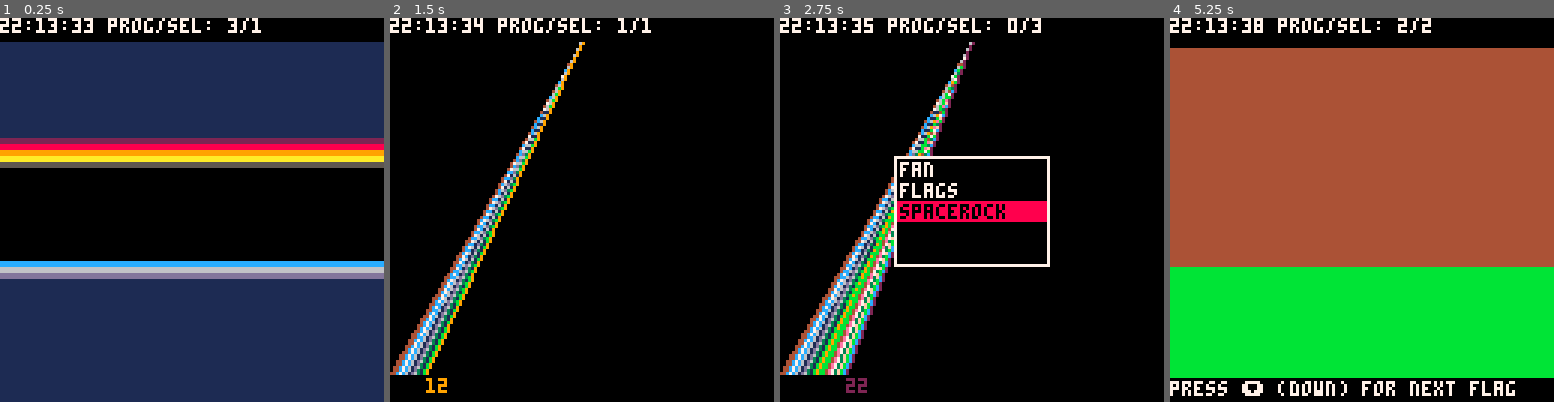
Above: before the commit, frames 1-4 (left to right).
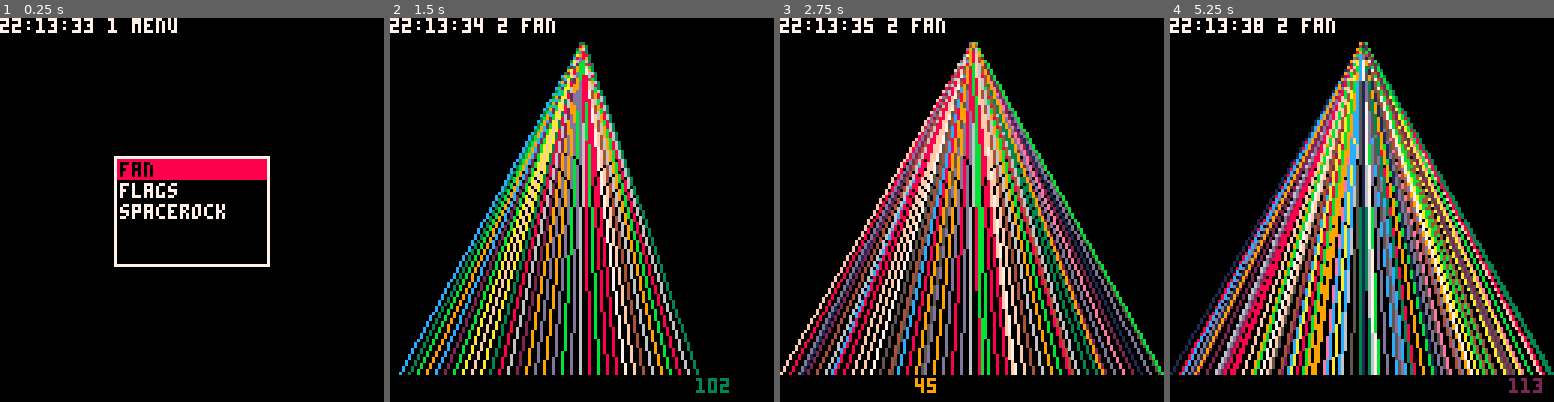
Above: after the commit, the same moments.

Repository: marsfromlars/lamodejuste
Game: PICO-8 cartridge carts/lamodejuste.p8
Same seed, same stepped clock (60 frames per second), same inputs: the game is played once before the commit and once after it.
Inputs:
- Up to frame 1 (0.25 s): no input
- Up to frame 2 (1.5 s): tap X (X key) at 0.33, 1.07 s; tap O (Z key) at 0.7 s
- Up to frame 3 (2.75 s): hold Right 1.6-2.1 s; tap O (Z key) at 1.7, 2.1, 2.5 s; tap X (X key) at 1.85 s; hold Up 2.15-2.42 s; hold Right from 2.47 s (still down)
- Up to frame 4 (5.25 s): tap O (Z key) every 0.4 s from 2.9 to 4.9 s; tap X (X key) at 2.97, 4.08, 5.2 s; release Right at 3.03 s; hold Left 3.08-3.58 s; hold Down 3.63-3.97 s; hold Right 4.02-4.68 s; hold Up 4.73-5.03 s; hold Left from 5.08 s (still down)

The runs differ from the first frame. In frame 1, 72% of the frame differs, in the area x 0-100%, y 0-100%; in frame 2, 22%; in frame 3, 31%; in frame 4, 85%, in the area x 0-100%, y 0-99%.

Commit message:
w.i.p. make it object oriented

Diff:
--- a/carts/buns.p8
+++ b/carts/buns.p8
@@ -12,7 +12,7 @@
     kitty=create_bunny("kitty",50,70,true,1)
     flowers={}
     for i=0,20 do
-        add(flowers,crete_flower())
+        add(flowers,create_flower())
     end
 end
 
@@ -42,7 +41,7 @@
     return bunny
 end
 
-function crete_flower()
+function create_flower()
     local flower={}
     flower.x=rnd(maxx-5)
     flower.y=rnd(maxy-6)
--- a/carts/lamodejuste.p8
+++ b/carts/lamodejuste.p8
@@ -5,20 +5,203 @@
 -- (c) 1985,2024 lamosoft
 
 function _init()
+    cls()
+    srand(33)
     defaults()
     sky = { dark_gray, yellow, orange, red, purple, dark_blue }
     bluesky = { blue, gray, lavender, dark_blue }
     pos = 0
     dir, step = 1, 3
     charw, charh = 5, 7
-    menu = {"fan","flags","spacerock"}
-    selected = 1
-    prog_menu, prog_fan, prog_flags, prog_spacerock = 0, 1, 2, 3
-    prog = prog_spacerock
+    app_num = 1
+    apps = { create_menu(), create_fan(), create_flags(), create_spacerock() }
+    app = apps[ app_num ]
+    sprite_rock = 0
     flag_created = false
-    kx, ky, lx, ly = 50,50,70,70
-    cls()
-    print( "starting up" )
+    print( "starting up "..app.name )
+end
+
+function _update()
+    if app == nil then return end
+    app:update()
+end
+
+function _draw()
+    if app == nil then return end
+    app:draw()
+    rectfill(0,0,127,7,0)
+    print( time_string().." "..app_num.." "..app.name, 0, 0, white )
+
+end
+
+-->8
+-- app: menu ---------------------------------------------------------------
+
+function create_menu()
+
+    local menu = {
+        name = "menu",
+        selected = 1
+    }
+
+    function menu:update()
+        if btnp( up ) then self.selected -= 1 end
+        if btnp( down ) then self.selected += 1 end
+        if self.selected < 1 then
+            self.selected = #menu - 1
+        elseif self.selected > #menu - 1 then
+            self.selected = 1
+        end
+        if btnp( action ) then
+            app_num = self.selected + 1
+            app = apps[ app_num ]
+            app.activate()
+        end
+    end
+
+    function menu:draw()
+        w = 10 * charw + 1
+        h = 5 * charh + 1
+        x = maxx/2 - w/2
+        y = maxy/2 - h/2
+        rectfill(x,y,x+w,y+h,black)
+        rect(x,y,x+w,y+h,white)
+        for i=1,min(5,#apps-1) do
+            yrow = y+((i-1)*charh)+2
+            textcolor = white
+            if i == self.selected then
+                rectfill(x+1,yrow-1,x+w-1,yrow+charh-2,red)
+                textcolor = black
+            end
+            print(apps[i+1].name,x+2,yrow,textcolor)
+        end
+    end
+
+    return menu
+
+end
+
+-->8
+-- app: fan ---------------------------------------------------------------
+
+function create_fan()
+
+    local fan = {
+        name = "fan"
+    }
+
+    function fan:activate()
+        cls()
+    end
+
+    function fan:update()
+        color = 1+flr(rnd(15))
+        pos += step
+        if pos > 127 or pos < 0 then
+            dir = -dir
+            step = dir * ( 2 + flr(rnd(10)) )
+            pos = max( 0, pos )
+            pos = min( 127, pos )
+        end
+    end
+
+    function fan:draw()
+        rectfill(0,120,127,127,0)
+        print( pos, pos, 120, color )
+        line(64,7,pos,118,color)
+    end
+
+    return fan
+
+end
+
+-->8
+-- app: flags ---------------------------------------------------------------
+
+function create_flags()
+
+    local flags = {
+        name = "flags"
+    }
+
+    function flags:activate()
+        cls()
+    end
+
+    function flags:update()
+        if btnp( down ) then flag_created = false end
+    end
+
+    function flags:draw()
+        if not flag_created then
+            cls()
+            top = 10
+            bot = 120
+            h = (bot-top)/3
+            rectfill(0,top,127,top+h,flr(rnd(16)))
+            rectfill(0,top+h,127,top+2*h,flr(rnd(16)))
+            rectfill(0,top+2*h,127,top+3*h,flr(rnd(16)))
+            print( "press ⬇️ (down) for next flag", 0, 121, white )
+            flag_created = true
+        end
+    end
+
+    return flags
+
+end
+
+-->8
+-- app: spacerock ---------------------------------------------------------------
+
+function create_spacerock()
+
+    local spacerock = {
+        name = "spacerock"
+    }
+
+    function spacerock:update()
+    end
+
+    function spacerock:draw()
+        self:draw_space( true, 2, sky )
+        self:draw_space( false, 2, bluesky )
+        rock = create_rock()
+    end
+
+    function spacerock:draw_space( up, resolution, colors )
+        if up then step = -1 else step = 1 end
+        y=maxy/2 + step * 15
+        color = 0
+        while y >= 0 and y < maxy do
+            for i=0,resolution do
+                hor(y+i,colors[color])
+            end
+            color += 1
+            if color > #colors then color = #colors end
+            y += step*resolution
+        end
+    end
+
+    return spacerock
+
+end
+
+function create_rock()
+    local rock = {
+        x = maxx,
+        y = maxy / 2 - 10 + rnd(20)
+    }
+    function rock:update()
+        self.x -= 0.1
+        printh( "update "..self.x )
+    end
+    function rock:draw()
+        if self == nil then
+            printh( "self==nil" )
+        end
+        spr( sprite_rock, self.x, self.y )
+    end
+    return rock
 end
 
 -->8
@@ -47,276 +230,141 @@
     line( 0, y, 128, y, col )
 end
 
-
--->8
--- update handling ---------------------------------------------------------------
-
-function _update()
-    if btnp( action ) then
-        if prog != prog_menu then
-            prog = prog_menu
-            return
-        end
-    end
-    if prog == prog_menu then
-        update_menu()
-    elseif prog == prog_fan then
-        update_fan()
-    elseif prog == prog_flags then
-        update_flags()
-    elseif prog == prog_spacerock then
-        update_spacerock()
-    end
-end
-
-function update_menu()
-    if btnp( up ) then selected = selected - 1 end
-    if btnp( down ) then selected = selected + 1 end
-    if btnp( action ) then
-        prog = selected
-        cls()
-        flag_created = false
-    end
-    if selected < 1 then
-        selected = #menu
-    elseif selected > #menu then
-        selected = 1
-    end
-end
-
-function update_fan()
-    color = 1+flr(rnd(15))
-    pos += step
-    if pos > 127 or pos < 0 then
-        dir = -dir
-        step = dir * ( 2 + flr(rnd(10)) )
-        pos = max( 0, pos )
-        pos = min( 127, pos )
-    end
-end
-
-function update_flags()
-    if btnp( down ) then flag_created = false end
-end
-
-function update_spacerock()
-end
-
--->8
--- drawing ---------------------------------------------------------------
-
-function _draw()
-    if prog == prog_menu then
-        draw_menu()
-    elseif prog == prog_fan then
-        draw_fan()
-    elseif prog == prog_flags then
-        draw_flags()
-    elseif prog == prog_spacerock then
-        draw_spacerock()
-    end
-    draw_status()
-end
-
-function draw_status()
-    rectfill(0,0,127,7,0)
-    print( time_string().." prog/sel: "..prog.."/"..selected, 0, 0, white )
-end
-
-function draw_menu()
-    w = 10 * charw + 1
-    h = 5 * charh + 1
-    x = maxx/2 - w/2
-    y = maxy/2 - h/2
-    rectfill(x,y,x+w,y+h,black)
-    rect(x,y,x+w,y+h,white)
-    for i = 1, min(5,#menu) do
-        yrow = y+((i-1)*charh)+2
-        textcolor = white
-        if i == selected then
-            rectfill(x+1,yrow-1,x+w-1,yrow+charh-2,red)
-            textcolor = black
-        end
-        print(menu[i],x+2,yrow,textcolor)
-    end
-end
-
-function draw_fan()
-    rectfill(0,120,127,127,0)
-    -- cls()
-    print( pos, pos, 120, color )
-    line(64,7,pos,118,color)
-end
-
-function draw_flags()
-    if not flag_created then
-        cls()
-        top = 10
-        bot = 120
-        h = (bot-top)/3
-        rectfill(0,top,127,top+h,flr(rnd(16)))
-        rectfill(0,top+h,127,top+2*h,flr(rnd(16)))
-        rectfill(0,top+2*h,127,top+3*h,flr(rnd(16)))
-        print( "press ⬇️ (down) for next flag", 0, 121, white )
-        flag_created = true
-    end
-end
-
-function draw_spacerock()
-    cls( black )
-    draw_space( true, 2, sky )
-    draw_space( false, 2, bluesky )
-end
-
-function draw_space( up, resolution, colors )
-    if up then step = -1 else step = 1 end
-    y=maxy/2 + step * 15
-    color = 0
-    while y >= 0 and y < maxy do
-        for i=0,resolution do
-            hor(y+i,colors[color])
-        end
-        color += 1
-        if color > #colors then color = #colors end
-        y += step*resolution
-    end
-end
-
 __gfx__
-00f0f000001010000000000000000000000000000000000000000000000000000000000000000000000000000000000000000000000000000000000000000000
-00f0f000001010000000000000000000000000000000000000000000000000000000000000000000000000000000000000000000000000000000000000000000
-0ffff000011110000000000000000000000000000000000000000000000000000000000000000000000000000000000000000000000000000000000000000000
-f0f0f000101010000000000000000000000000000000000000000000000000000000000000000000000000000000000000000000000000000000000000000000
-ffffff00111111000000000000000000000000000000000000000000000000000000000000000000000000000000000000000000000000000000000000000000
-0ffffff0011111100000000000000000000000000000000000000000000000000000000000000000000000000000000000000000000000000000000000000000
-0ffffff7011111110000000000000000000000000000000000000000000000000000000000000000000000000000000000000000000000000000000000000000
-fffffff0111111100000000000000000000000000000000000000000000000000000000000000000000000000000000000000000000000000000000000000000
-…(129 lines of a section not shown)…
+00666600000000000000000000000000000000000000000000000000000000000000000000000000000000000000000000000000000000000000000000000000
+06555550000000000000000000000000000000000000000000000000000000000000000000000000000000000000000000000000000000000000000000000000
+65505551000000000000000000000000000000000000000000000000000000000000000000000000000000000000000000000000000000000000000000000000
+65555051000000000000000000000000000000000000000000000000000000000000000000000000000000000000000000000000000000000000000000000000
+65055551000000000000000000000000000000000000000000000000000000000000000000000000000000000000000000000000000000000000000000000000
+65555051000000000000000000000000000000000000000000000000000000000000000000000000000000000000000000000000000000000000000000000000
+05505510000000000000000000000000000000000000000000000000000000000000000000000000000000000000000000000000000000000000000000000000
+00111100000000000000000000000000000000000000000000000000000000000000000000000000000000000000000000000000000000000000000000000000
+…(129 lines of a section not shown)…
--- /dev/null
+++ b/carts/scratch.p8
@@ -0,0 +1,29 @@
+pico-8 cartridge // http://www.pico-8.com
+version 42
+__lua__
+-- scratch
+-- (c) 2024 lamosoft
+
+function create_ball()
+    local ball = {
+        xpos = 60,
+        ypos = 60,
+
+        -- without the colon syntax, must mention self argument explicitly
+        move = function(self, newx, newy)
+            self.xpos = newx
+            self.ypos = newy
+        end
+    }
+    return ball
+end
+
+ball = create_ball()
+
+-- using the colon, ball is passed as self automatically
+ball:move(100, 120)
+
+-- using the dot, must pass self explicitly
+ball.move(ball, 101, 120)
+
+print( ball.xpos )
